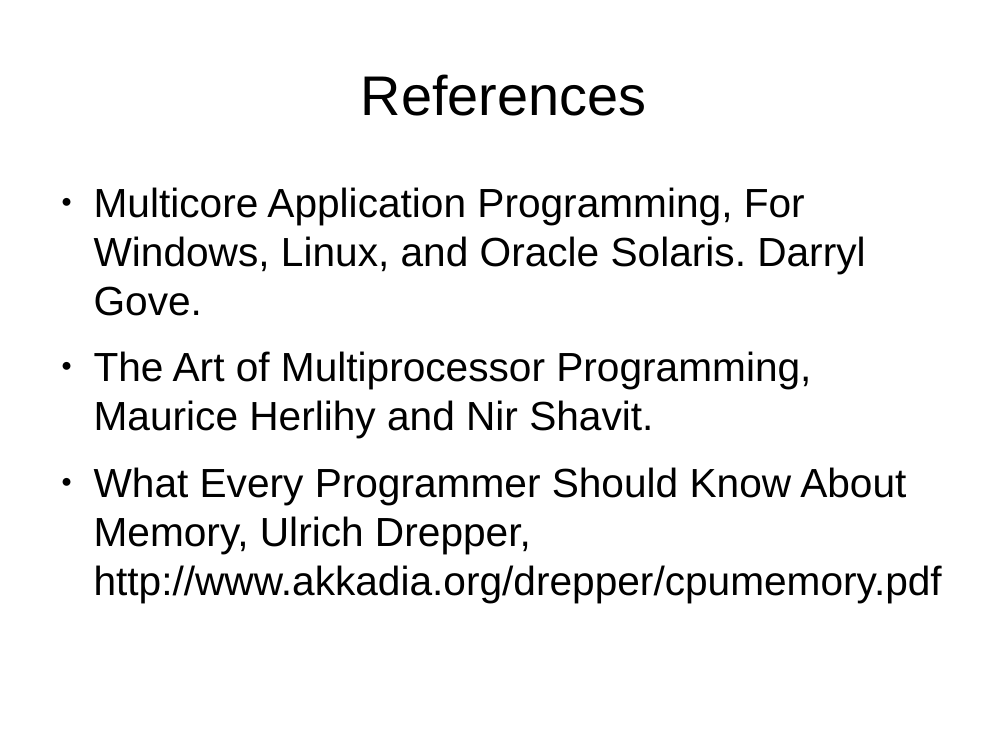
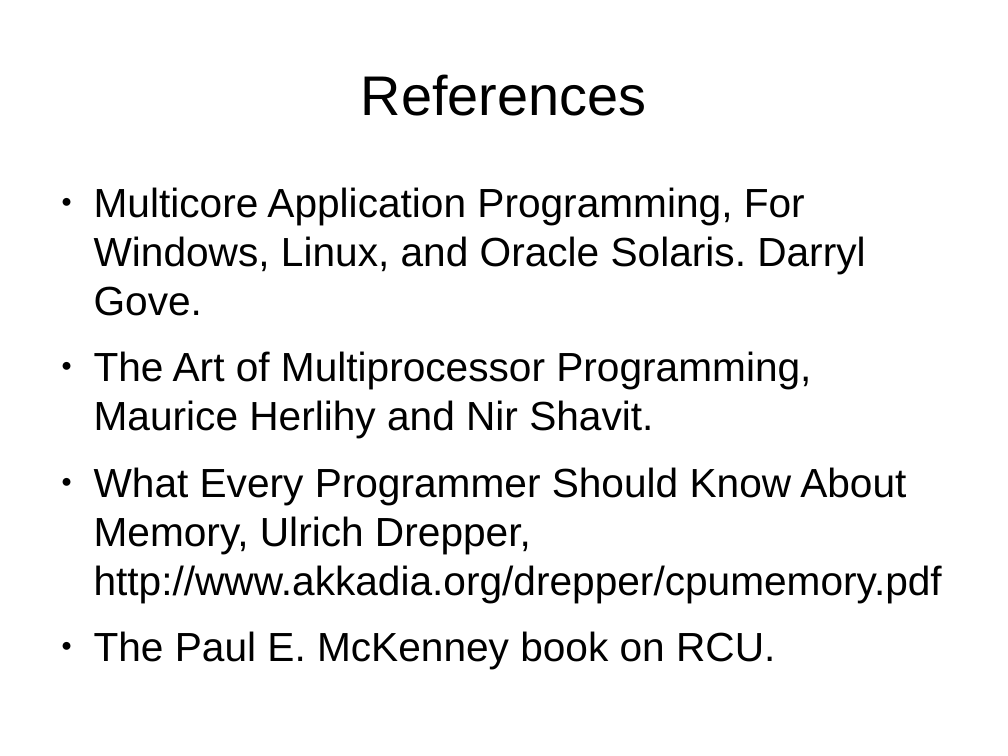
Before and after one commit to veltzer/demos-linux, a slide deck: slide 69 of doc/odp/multicore.odp. Drawn at 1008x756 pixels with LibreOffice and Linux fonts; fonts in the diff are those of the drawing. Boxes give left, top, right and bottom in pixels: in the first picture for what was removed or moved away, otherwise in the second. Text is boxed around its words. In the diff, an @@ line names an element or a change of style, - is before the commit and + after.

Commit message:
more changes to the presentation

```diff
--- a/doc/odp/multicore.odp
+++ b/doc/odp/multicore.odp
@@ text at bbox=[94, 631, 775, 669]: paragraph added @@
+● The Paul E. McKenney book on RCU.
```
Also in this commit, not shown: 1 other slide changed, 1 slide added.
